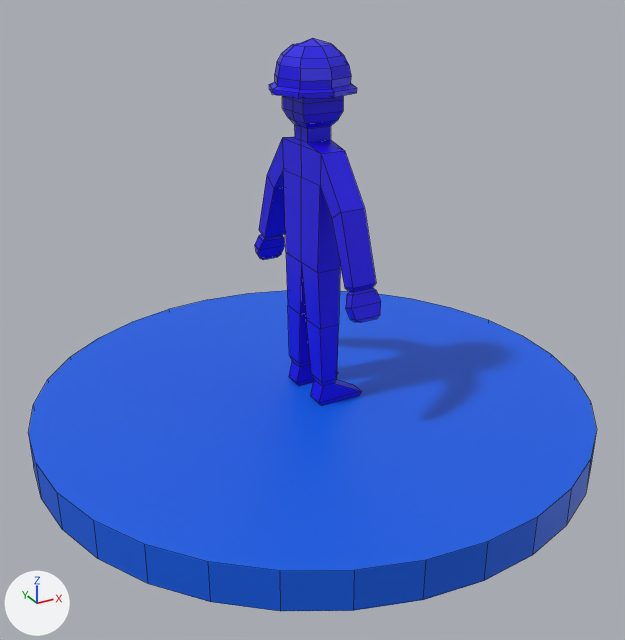
An edit to the FBX model Assets/Models/Units/infantryBlue.fbx, drawn before and after from the same camera.
The view is the same before and after, from a 50 mm camera at (-1.045, -1.9, 1.219) aimed at (-0.037, -0.067, 0.302). Lighting does not change. The marker at lower left points along +X, +Y and +Z. Mesh edges are drawn as thin lines. Where no turn or scale is listed for an object, it has been applied to the vertices.

The first picture shows 'infantryBlue'.
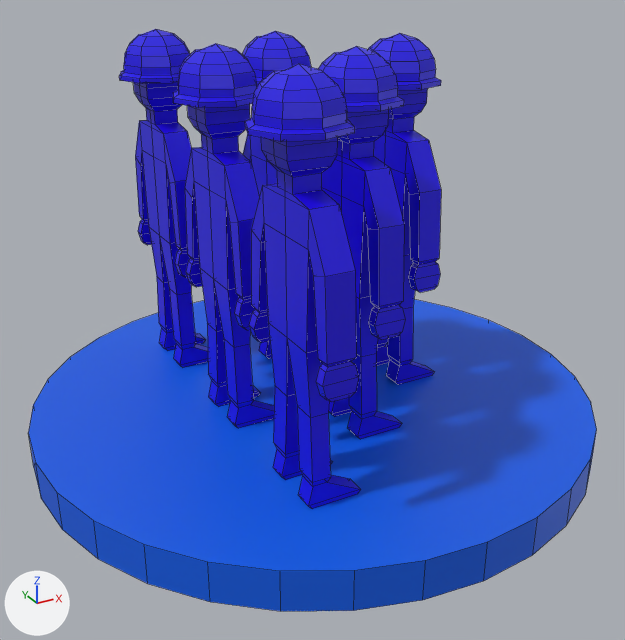
What differs and where, as boxes (x1, y1, x2, y2) in the pictures (625 x 640 px; the box of a moved part takes in the faces that stretch with it):
'infantryBlue', reshaped: before (28, 38, 597, 611); after (28, 29, 597, 611)
part 1 of me_cube_003, moved or reshaped: before (269, 38, 357, 98); after (119, 29, 190, 83)
part 2 of me_cube_003, added (blue): after (242, 31, 311, 86)
part 3 of me_cube_003, added (blue): after (319, 46, 404, 112)
part 4 of me_cube_003, added (blue): after (368, 33, 441, 90)
part 5 of me_cube_003, added (blue): after (245, 64, 355, 141)
part 6 of me_cube_003, added (blue): after (173, 43, 257, 108)
part 7 of me_cube_003, added (blue): after (133, 82, 208, 367)
part 8 of me_cube_003, added (blue): after (374, 88, 441, 385)
part 9 of me_cube_003, added (blue): after (249, 137, 361, 509)
part 10 of me_cube_003, added (blue): after (185, 104, 274, 428)
part 11 of me_cube_003, built on: before (255, 96, 381, 405); after (243, 86, 405, 439)

The change in detail:
me_cube_003 is used by ob_infantryblue; location (0.0, 0.0, 0.0).
me_cube_003 had 294 vertices, 260 faces and spanned x -0.77..0.77, y -0.77..0.77, z -0.05..1.0.
me_cube_003 now has 1444 vertices, 1390 faces and spans x -0.77..0.77, y -0.77..0.77, z -0.05..1.0.
me_cube_003 part 1: the loose piece of 74 vertices spanning x -0.11..0.11, y -0.11..0.11, z 0.88..1.0 is moved by (-0.25, 0.4, 0.0).
me_cube_003 part 2: the loose piece of 74 vertices spanning x -0.11..0.11, y -0.11..0.11, z 0.88..1.0 is copied, and the copy is moved by (0.0, 0.2, 0.0); it spans x -0.11..0.11, y 0.09..0.31, z 0.88..1.0.
me_cube_003 part 3: the loose piece of 74 vertices spanning x -0.11..0.11, y -0.11..0.11, z 0.88..1.0 is copied, and the copy is moved by (0.0, -0.2, 0.0); it spans x -0.11..0.11, y -0.31..-0.09, z 0.88..1.0.
me_cube_003 part 4: the loose piece of 74 vertices spanning x -0.11..0.11, y -0.11..0.11, z 0.88..1.0 is copied, and the copy is moved by (0.25, 0.0, 0.0); it spans x 0.14..0.36, y -0.11..0.11, z 0.88..1.0.
me_cube_003 part 5: the loose piece of 74 vertices spanning x -0.11..0.11, y -0.11..0.11, z 0.88..1.0 is copied, and the copy is moved by (-0.25, -0.4, 0.0); it spans x -0.36..-0.14, y -0.51..-0.29, z 0.88..1.0.
me_cube_003 part 6: the loose piece of 74 vertices spanning x -0.11..0.11, y -0.11..0.11, z 0.88..1.0 is copied, and the copy is moved by (-0.25, 0.0, 0.0); it spans x -0.36..-0.14, y -0.11..0.11, z 0.88..1.0.
me_cube_003 part 7: a new loose piece of 156 vertices spanning x -0.31..-0.14, y 0.22..0.58, z 0.05..0.92, in mat_infantrymatblue (blue #1c00e7).
me_cube_003 part 8: a new loose piece of 156 vertices spanning x 0.19..0.36, y -0.18..0.18, z 0.05..0.92, in mat_infantrymatblue (blue #1c00e7).
me_cube_003 part 9: a new loose piece of 156 vertices spanning x -0.31..-0.14, y -0.58..-0.22, z 0.05..0.92, in mat_infantrymatblue (blue #1c00e7).
me_cube_003 part 10: a new loose piece of 156 vertices spanning x -0.31..-0.14, y -0.18..0.18, z 0.05..0.92, in mat_infantrymatblue (blue #1c00e7).
me_cube_003 part 11: 4 vertices moved within x -0.02..0.02, y -0.1..0.1, z 0.13; 144 vertices removed from x -0.06..0.11, y -0.28..0.28, z 0.05..0.92; 300 vertices added at x -0.06..0.11, y -0.38..0.38, z 0.05..0.92.
